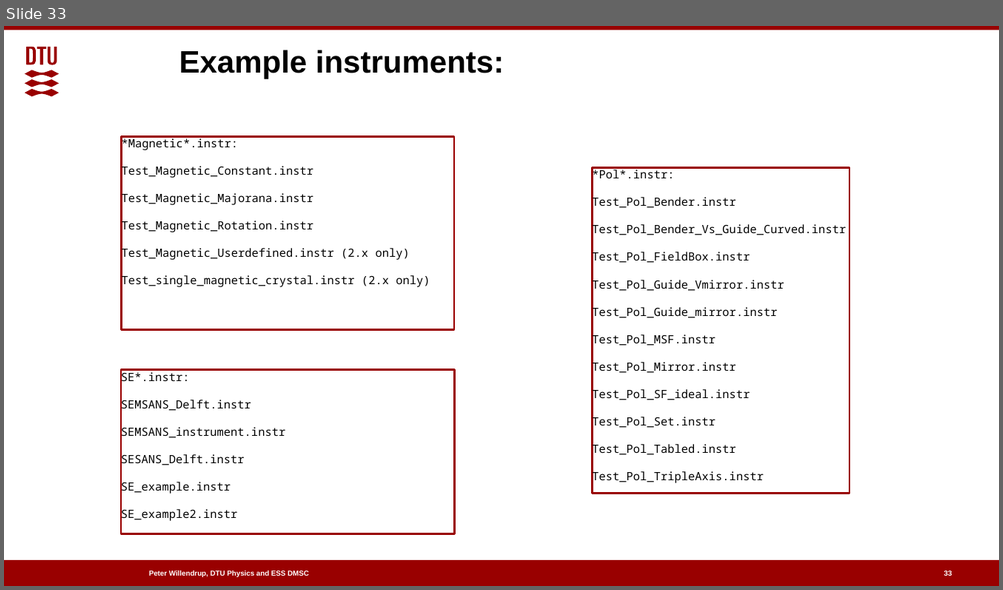
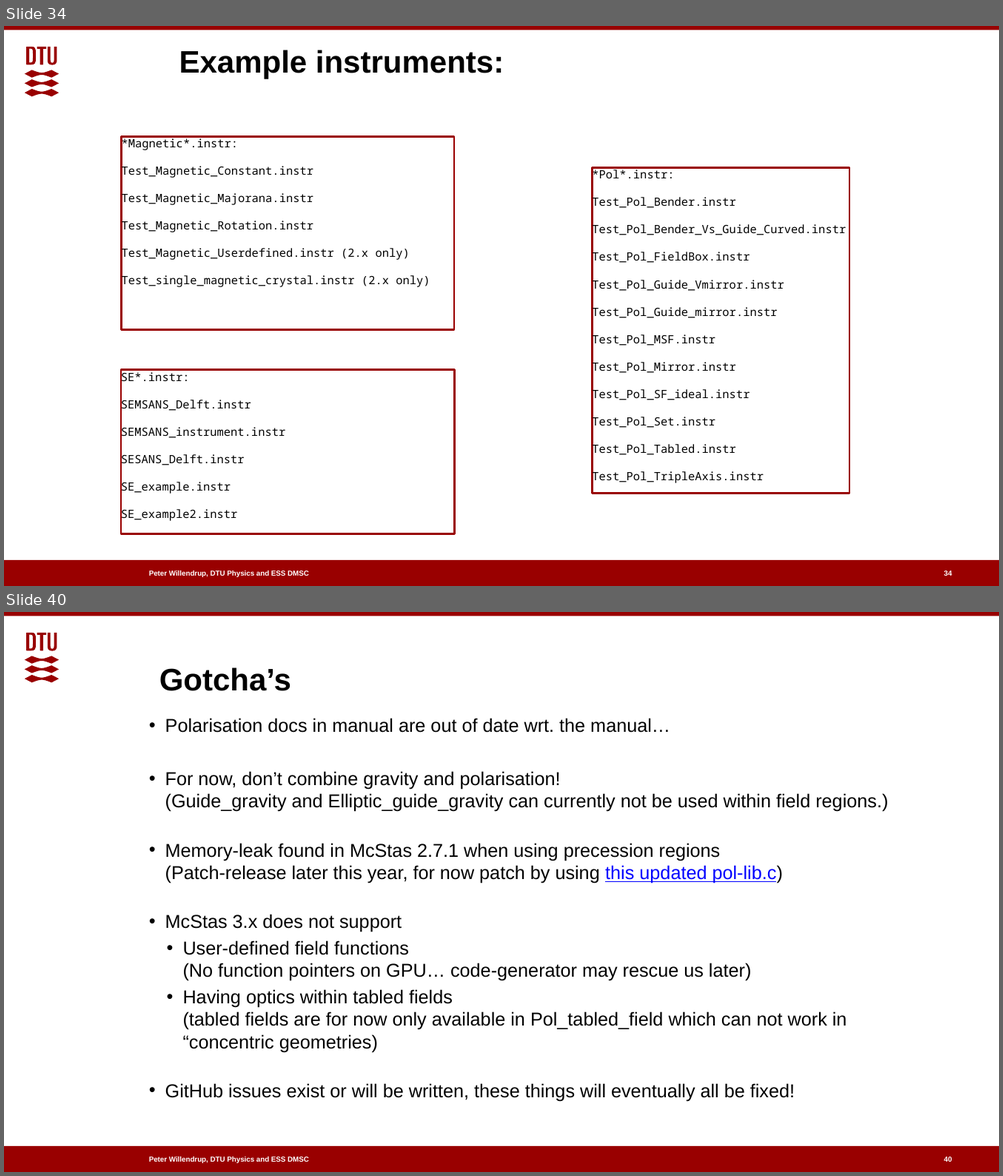
Before and after one commit to McStasMcXtrace/Schools, a slide deck: 2022/ESS_May_June_2022/Day4_Tuesday_July_5th/09_Polarisation/Polarised_neutrons_in_McStas.pptx. Shown one above the other, each under a label of ours: slide 33 before the commit, slides 34 and 40 after it; the slides between them are not shown. The pictures are 1003x590 and 1003x1176 pixels, drawn with LibreOffice and Linux fonts; fonts in the diff are those of the drawing; background and template pictures are left out. Boxes give left, top, right and bottom in pixels: in the first picture for what was removed or moved away, otherwise in the second. Text is boxed around its words. In the diff, an @@ line names an element or a change of style, - is before the commit and + after.

Commit message:
Updated slides

```diff
--- a/2022/ESS_May_June_2022/Day4_Tuesday_July_5th/09_Polarisation/Polarised_neutrons_in_McStas.pptx
+++ b/2022/ESS_May_June_2022/Day4_Tuesday_July_5th/09_Polarisation/Polarised_neutrons_in_McStas.pptx
@@ slide 40 added at (4,612,999,1172), background #FFFFFF; not listed: 4 template elements that a slide beside it also shows @@
@@ title added at (159,668,291,691), 30 pt, text #000000, bold @@
+  Gotcha’s
@@ text added at (165,718,888,1102), 18 pt, text #000000 @@
+• Polarisation docs in manual are out of date wrt. the manual…
+• For now, don’t combine gravity and polarisation!
+  (Guide_gravity and Elliptic_guide_gravity can currently not be used within field regions.)
+• Memory-leak found in McStas 2.7.1 when using precession regions
+  (Patch-release later this year, for now patch by using this updated pol-lib.c)
+• McStas 3.x does not support
+  • User-defined field functions
+    (No function pointers on GPU… code-generator may rescue us later)
+  • Having optics within tabled fields
+    (tabled fields are for now only available in Pol_tabled_field which can not work in “concentric geometries)
+• GitHub issues exist or will be written, these things will eventually all be fixed!
@@ page number added at (944,1157,952,1162), 7 pt, text #FFFFFF, bold @@
+40
@@ what was slide 33 is now slide 34 @@
@@ page number at (944,571,952,576): text changed @@
-33
+34
```
Also in this commit, not shown: 8 slides changed, 6 other slides added, 2 other files.
